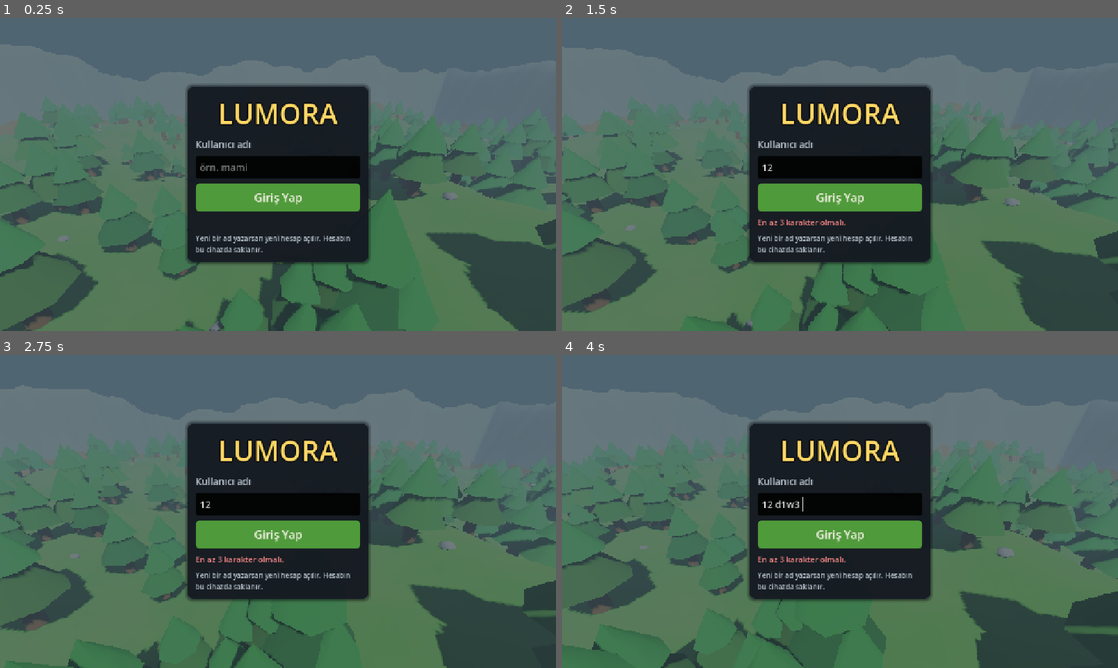
Above: before the commit, frames 1-4 (two rows, left to right).
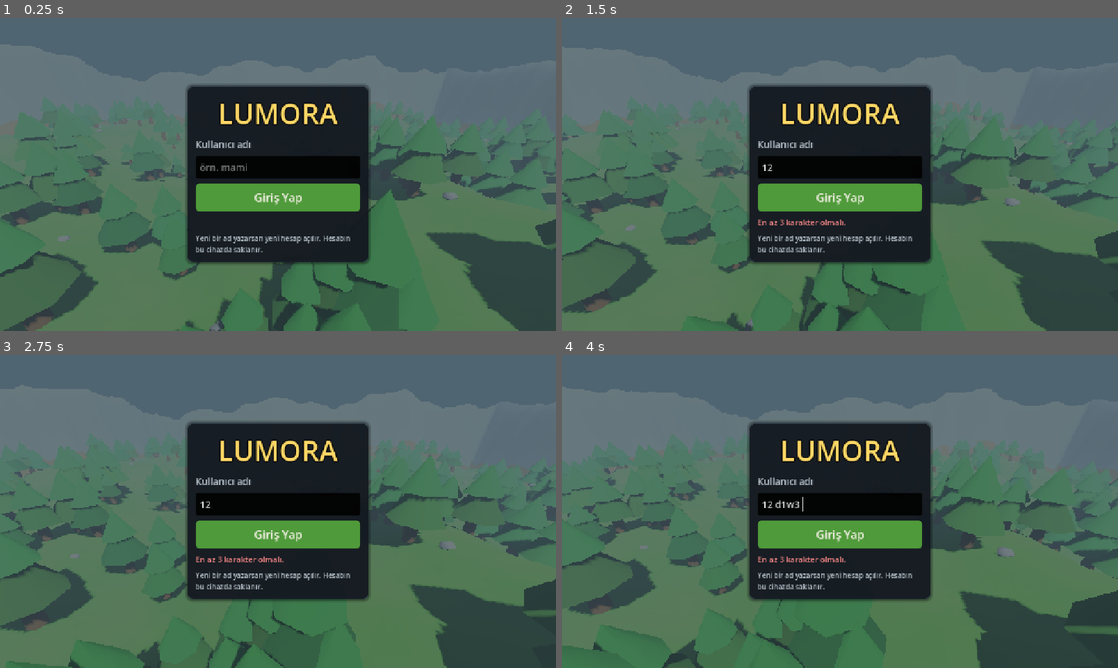
Above: after the commit, the same moments.

Repository: highlvmami/LumoraRPG
Game: Godot game, scene res://scenes/boot.tscn
The game is run twice, just before and just after one commit, with the same random seed, the same clock (stepped at 60 frames per second) and the same inputs. Before the commit the project starts from res://scenes/main.tscn.
Inputs (mouse positions are in pixels of both pictures, inside the frame that each line leads up to):
- Up to frame 1 (0.25 s): no input
- Up to frame 2 (1.5 s): click (840, 168) at 0.52 s; type "12" at 0.6 s; tap Enter at 1.25 s; move the mouse to (962, 158) at 1.27 s; hold D (move_right) from 1.28 s (still down); tap P at 1.35 s; click (962, 158) at 1.42 s
- Up to frame 3 (2.75 s): tap Space (jump) at 1.52, 2.27 s; move the mouse to (166, 527) at 2.02 s; release D (move_right) at 2.03 s; hold S (move_back) from 2.03 s (still down); tap Enter at 2.1 s
- Up to frame 4 (4 s): move the mouse to (895, 442) at 2.77 s; release S (move_back) at 2.78 s; hold D (move_right) 2.78-3.53 s; tap 1 at 2.85 s; move the mouse to (812, 574) at 3.52 s; hold W (move_forward) from 3.53 s (still down); tap 3 at 3.6 s; click (812, 574) at 3.67 s; tap Space (jump) at 3.77 s

The runs differ from the first frame. In frame 1, 0.2% of the frame differs, in the area x 0-100%, y 29-100%; in frame 2, 0.2%, in the area x 0-100%, y 28-100%; in frame 3, 0.2%; in frame 4, 0.2%.

Commit message:
Her birleştirmede indirilebilir Windows sürümü (#10)
* Build a Windows download on every merge and link it from the web menu

Co-Authored-By: Claude Opus 5.5 (1M context) <noreply@anthropic.com>
Claude-Session: https://claude.ai/code/session_012ddds4QEXJB8QQKn8LTSaa

* Desktop build updates itself: boot scene downloads the latest game pack

The exe asks the latest release for its build number and, when newer,
downloads just game.pck (code and data) and loads it before starting.

Co-Authored-By: Claude Opus 5.5 (1M context) <noreply@anthropic.com>
Claude-Session: https://claude.ai/code/session_012ddds4QEXJB8QQKn8LTSaa

---------

Co-authored-by: Claude <noreply@anthropic.com>

Diff:
--- a/project.godot
+++ b/project.godot
@@ -7,7 +7,7 @@
 
 config/name="LumoraRPG"
 config/description="3D pixel-art roguelike survivor."
-run/main_scene="res://scenes/main.tscn"
+run/main_scene="res://scenes/boot.tscn"
 config/features=PackedStringArray("4.5", "Forward Plus")
 config/icon="res://icon.svg"
 
--- /dev/null
+++ b/scenes/boot.tscn
@@ -0,0 +1,6 @@
+[gd_scene load_steps=2 format=3]
+
+[ext_resource type="Script" path="res://scripts/boot.gd" id="1_boot"]
+
+[node name="Boot" type="Node"]
+script = ExtResource("1_boot")
--- /dev/null
+++ b/scripts/boot.gd
@@ -0,0 +1,108 @@
+## Start-up scene. On desktop it keeps the game up to date by itself: it asks
+## the "latest" GitHub release for its build number and, when that is newer
+## than what this copy has, downloads the small game pack (code + data, no
+## engine) and loads it before opening the game. Offline it uses the newest
+## pack it already has. In the browser it just opens the game.
+##
+## version.txt holds "<build number>|<Godot version>"; CI writes it. A pack is
+## only used when it was made with the same Godot version as this program.
+extends Node
+
+const RELEASE_URL := "https://github.com/highlvmami/LumoraRPG/releases/download/latest/"
+const UPDATE_DIR := "user://update"
+const PACK_PATH := "user://update/game.pck"
+const PACK_VERSION_PATH := "user://update/version.txt"
+const MAIN_SCENE := "res://scenes/main.tscn"
+
+var _label: Label
+var _http: HTTPRequest
+var _remote := ""
+
+
+func _ready() -> void:
+	if not OS.has_feature("pc") or OS.has_feature("editor"):
+		_start()
+		return
+	var layer := CanvasLayer.new()
+	add_child(layer)
+	var bg := ColorRect.new()
+	bg.color = Color("#10161d")
+	bg.set_anchors_preset(Control.PRESET_FULL_RECT)
+	layer.add_child(bg)
+	_label = Label.new()
+	_label.text = "Güncellemeler denetleniyor..."
+	_label.add_theme_font_size_override("font_size", 28)
+	_label.set_anchors_preset(Control.PRESET_CENTER)
+	_label.grow_horizontal = Control.GROW_DIRECTION_BOTH
+	_label.grow_vertical = Control.GROW_DIRECTION_BOTH
+	layer.add_child(_label)
+
+	_http = HTTPRequest.new()
+	_http.timeout = 6.0
+	add_child(_http)
+	_http.request_completed.connect(_on_version)
+	if _http.request(RELEASE_URL + "version.txt") != OK:
+		_start()
+
+
+func _on_version(result: int, code: int, _headers: PackedStringArray, body: PackedByteArray) -> void:
+	_http.request_completed.disconnect(_on_version)
+	if result == HTTPRequest.RESULT_SUCCESS and code == 200:
+		_remote = body.get_string_from_utf8().strip_edges()
+	if _usable(_remote) and _build(_remote) > maxi(_build(_embedded()), _build(_cached())):
+		_label.text = "Yeni sürüm indiriliyor..."
+		DirAccess.make_dir_recursive_absolute(UPDATE_DIR)
+		_http.timeout = 60.0
+		_http.download_file = PACK_PATH + ".part"
+		_http.request_completed.connect(_on_pack)
+		if _http.request(RELEASE_URL + "game.pck") == OK:
+			return
+	_start()
+
+
+func _on_pack(result: int, code: int, _headers: PackedStringArray, _body: PackedByteArray) -> void:
+	var part := PACK_PATH + ".part"
+	if result == HTTPRequest.RESULT_SUCCESS and code == 200 and FileAccess.file_exists(part):
+		DirAccess.remove_absolute(PACK_PATH)
+		DirAccess.rename_absolute(part, PACK_PATH)
+		var f := FileAccess.open(PACK_VERSION_PATH, FileAccess.WRITE)
+		if f:
+			f.store_string(_remote)
+			f.close()
+	_start()
+
+
+## Loads the downloaded pack when it is newer than the built-in game, then opens the game.
+func _start() -> void:
+	var cached := _cached()
+	if _usable(cached) and _build(cached) > _build(_embedded()) and FileAccess.file_exists(PACK_PATH):
+		if not ProjectSettings.load_resource_pack(PACK_PATH):
+			push_warning("Downloaded update could not be loaded; using the built-in game.")
+	get_tree().change_scene_to_file.call_deferred(MAIN_SCENE)
+
+
+func _embedded() -> String:
+	return _read("res://version.txt")
+
+
+func _cached() -> String:
+	return _read(PACK_VERSION_PATH)
+
+
+func _read(path: String) -> String:
+	if not FileAccess.file_exists(path):
+		return ""
+	return FileAccess.get_file_as_string(path).strip_edges()
+
+
+## True when the version was built with this program's Godot version.
+func _usable(version: String) -> bool:
+	var parts := version.split("|")
+	if parts.size() < 2:
+		return false
+	var info := Engine.get_version_info()
+	return parts[1] == "%d.%d.%d" % [info.major, info.minor, info.patch]
+
+
+func _build(version: String) -> int:
+	return version.split("|")[0].to_int() if version != "" else 0
--- a/scripts/ui/main_menu.gd
+++ b/scripts/ui/main_menu.gd
@@ -18,6 +18,7 @@
 signal chest_open_requested(uid: int)
 
 const MAX_FRIENDS := 50
+const DESKTOP_DOWNLOAD := "https://github.com/highlvmami/LumoraRPG/releases/download/latest/LumoraRPG-windows.zip"
 ## [section id, button text, pixel icon]
 const NAV := [
 	["characters", "Karakterler", "cls_warrior"],
@@ -319,6 +320,16 @@
 		button.pressed.connect(open_section.bind(str(entry[0])))
 		_tab_buttons[entry[0]] = button
 		nav.add_child(button)
+	if OS.has_feature("web"):
+		var spacer := Control.new()
+		spacer.size_flags_vertical = Control.SIZE_EXPAND_FILL
+		nav.add_child(spacer)
+		var download := Button.new()
+		download.text = "Masaüstü sürümünü indir"
+		download.tooltip_text = "Windows için: bir kere indir, anında açılır."
+		download.add_theme_font_size_override("font_size", 15)
+		download.pressed.connect(func() -> void: OS.shell_open(DESKTOP_DOWNLOAD))
+		nav.add_child(download)
 	return nav
 
 
--- a/tests/smoke_test.gd
+++ b/tests/smoke_test.gd
@@ -23,6 +23,9 @@
 	root.add_child(main)
 	await _frames(10)
 
+	var boot: GDScript = load("res://scripts/boot.gd")
+	_check(boot != null and boot.can_instantiate(), "the self-updating start-up script loads")
+	_check(str(ProjectSettings.get_setting("application/run/main_scene")) == "res://scenes/boot.tscn", "the game starts through the updater")
 	_check(main.get("login_screen") != null, "login screen is shown")
 	main.get("store").path = TEST_SAVE
 	main.get("login_screen").login("ci_test")
Not shown, changed: export_presets.cfg
Not shown, added: version.txt
Not shown, changed: .github/workflows/ci.yml
Not shown, changed: README.md
